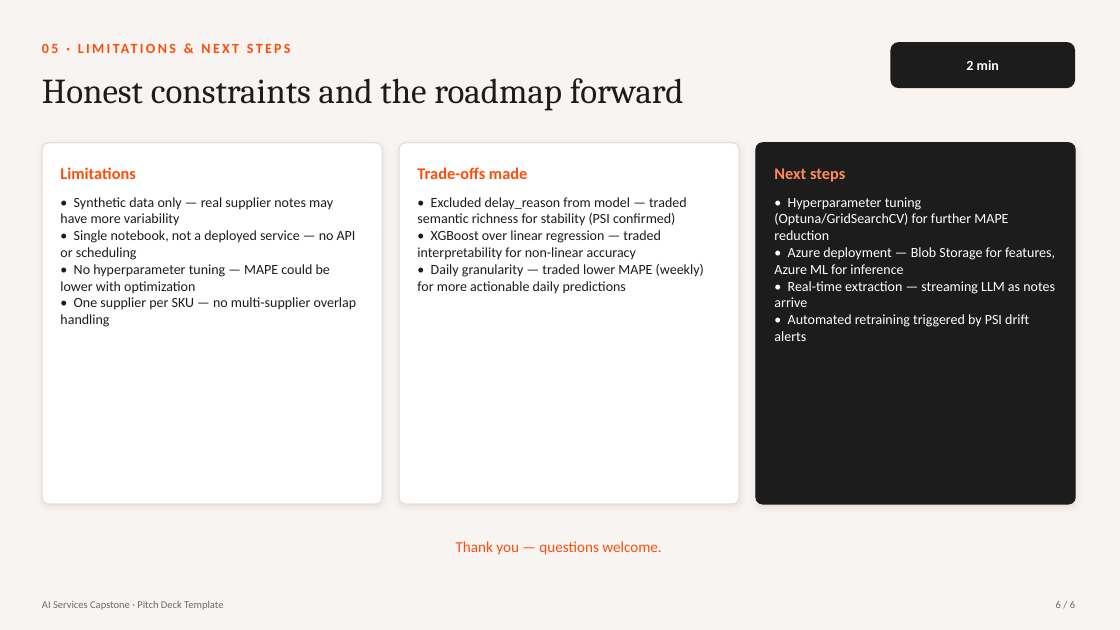
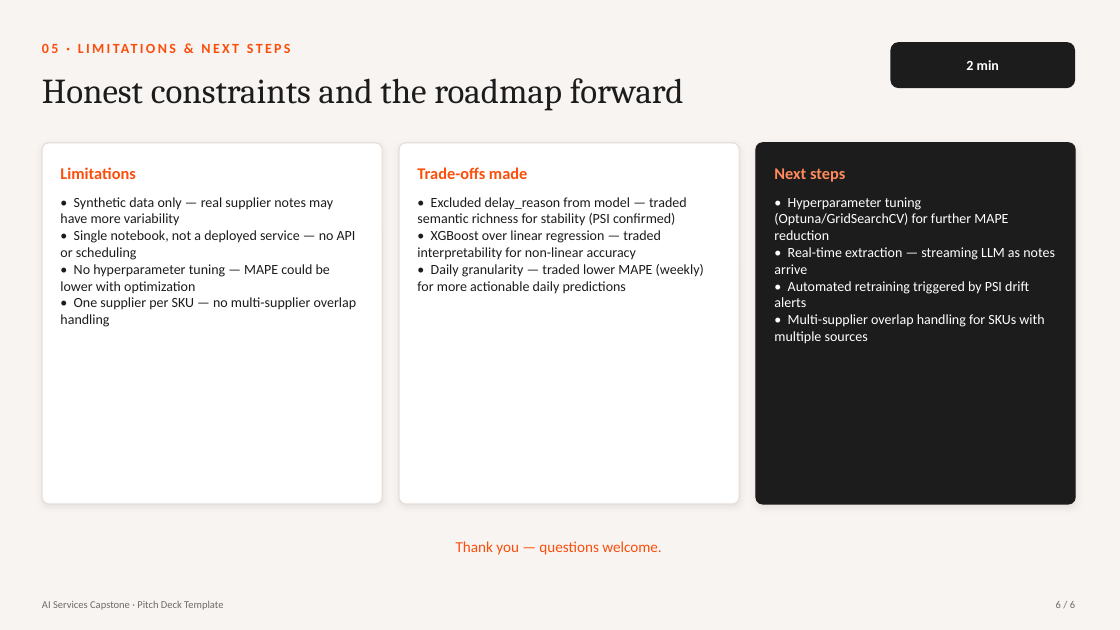
Before and after one commit to damie17/DemandSignalFeatureStore, a slide deck: slide 6 of PITCH_DECK.pptx. Drawn at 1120x630 pixels with LibreOffice and Linux fonts; fonts in the diff are those of the drawing. Boxes give left, top, right and bottom in pixels: in the first picture for what was removed or moved away, otherwise in the second. Text is boxed around its words. In the diff, an @@ line names an element or a change of style, - is before the commit and + after.

```diff
--- a/PITCH_DECK.pptx
+++ b/PITCH_DECK.pptx
@@ text at <box>774,247,1055,274</box>: paragraph removed @@
-• Azure deployment — Blob Storage for features, Azure ML for inference
@@ text at <box>774,314,1044,344</box>: paragraph added @@
+• Multi-supplier overlap handling for SKUs with multiple sources
```
Also in this commit, not shown: 4 other slides changed, 1 other file.
